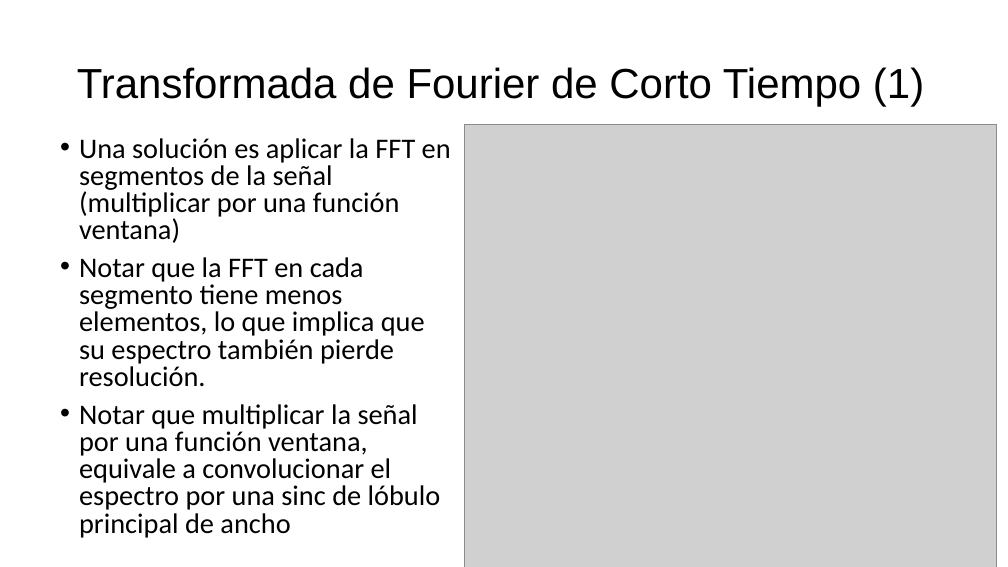
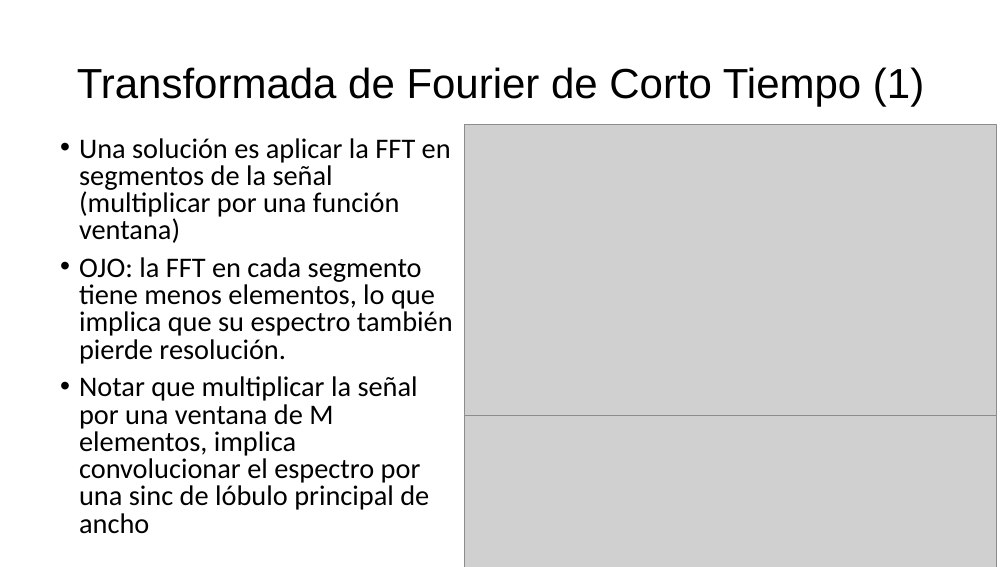
Before and after one commit to ferchaure/clase_wavelets, a slide deck: slide 18 of Introducción al Análisis Wavelet en Matlab.odp. Drawn at 1008x567 pixels with LibreOffice and Linux fonts; fonts in the diff are those of the drawing; grey boxes stand for pictures. Boxes give left, top, right and bottom in pixels: in the first picture for what was removed or moved away, otherwise in the second. Text is boxed around its words. In the diff, an @@ line names an element or a change of style, - is before the commit and + after.

```diff
--- a/Introducción al Análisis Wavelet en Matlab.odp
+++ b/Introducción al Análisis Wavelet en Matlab.odp
@@ picture: place and size @@
-picture at (464,125,997,567)
+picture at (464,125,997,415)
@@ text at (79,257,453,534): text changed @@
-• Notar que la FFT en cada segmento tiene menos elementos, lo que implica que su espectro también pierde resolución.
-• Notar que multiplicar la señal por una función ventana, equivale a convolucionar el espectro por una sinc de lóbulo principal de ancho
+• OJO: la FFT en cada segmento tiene menos elementos, lo que implica que su espectro también pierde resolución.
+• Notar que multiplicar la señal por una ventana de M elementos, implica convolucionar el espectro por una sinc de lóbulo principal de ancho
@@ picture added at (464,415,997,567) @@
```
Also in this commit, not shown: 30 other slides changed, 2 slides added, 11 other files.
